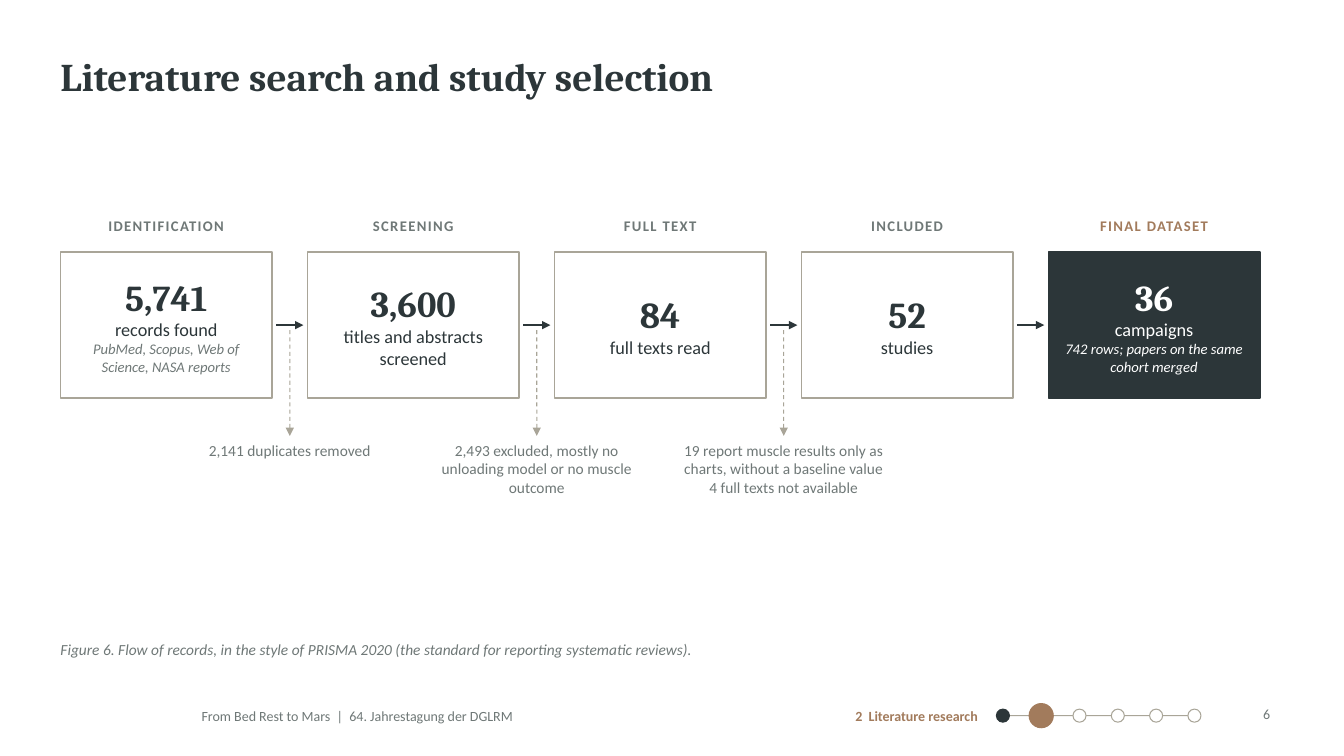
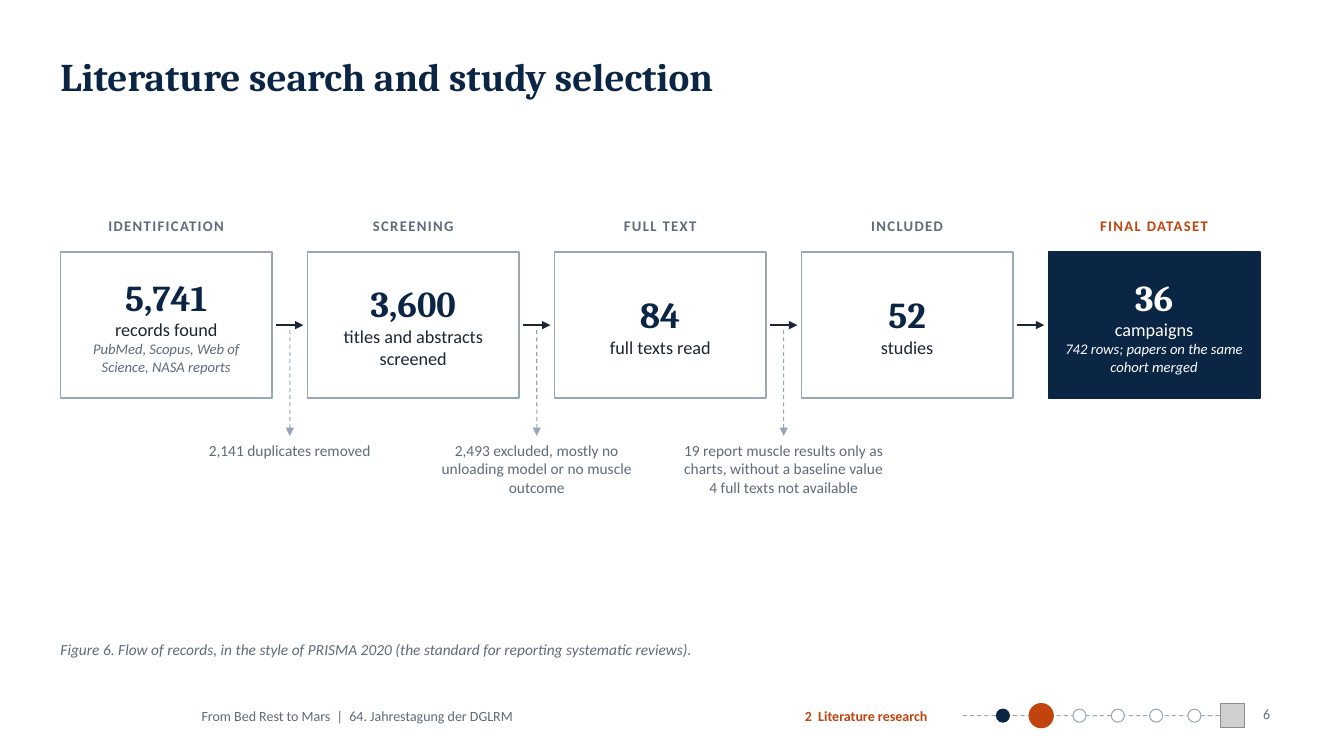
Before and after one commit to MiladBahariQaragoz/BedrestToMars, a slide deck: slide 6 of presentation/bed-rest-to-mars-talk.pptx. Drawn at 1344x756 pixels with LibreOffice and Linux fonts; fonts in the diff are those of the drawing; grey boxes stand for pictures; background and template pictures are left out. Boxes give left, top, right and bottom in pixels: in the first picture for what was removed or moved away, otherwise in the second. Text is boxed around its words. In the diff, an @@ line names an element or a change of style, - is before the commit and + after.

```diff
--- a/presentation/bed-rest-to-mars-talk.pptx
+++ b/presentation/bed-rest-to-mars-talk.pptx
@@ title "Literature search and study selection" at bbox=[60, 63, 713, 100]: text colour #2C3639 to #0B2545 @@
@@ text "FINAL DATASET" at bbox=[1100, 221, 1208, 231]: text colour #A27B5C to #C1440E @@
@@ text "5,741" at bbox=[93, 286, 239, 375]: text colour #2C3639 to #0B2545 in "5,741"; text colour #2C3639 to #1B2533 in "records found"; text colour #6F7877 to #5D6B7B in "PubMed, Scopus, Web of Science, NASA reports" @@
@@ text "3,600" at bbox=[344, 292, 483, 365]: text colour #2C3639 to #0B2545 in "3,600"; text colour #2C3639 to #1B2533 in "titles and abstracts screened" @@
@@ text "84" at bbox=[610, 303, 710, 354]: text colour #2C3639 to #0B2545 in "84"; text colour #2C3639 to #1B2533 in "full texts read" @@
@@ outline #A9A598 1 pt to #98A6B5 1 pt in 4 elements at bbox=[60, 252, 272, 398], bbox=[308, 252, 519, 398], bbox=[555, 252, 766, 398], bbox=[802, 252, 1013, 398] @@
@@ text "52" at bbox=[881, 303, 933, 354]: text colour #2C3639 to #0B2545 in "52"; text colour #2C3639 to #1B2533 in "studies" @@
@@ rectangle at bbox=[1049, 252, 1260, 398]: fill #2C3639 to #0B2545; outline #2C3639 1 pt to #0B2545 1 pt @@
@@ arrow (276, 326) - (303, 326): stroke #2C3639 1.25 pt to #1B2533 1.25 pt @@
@@ arrow (523, 326) - (551, 326): stroke #2C3639 1.25 pt to #1B2533 1.25 pt @@
@@ arrow (770, 326) - (798, 326): stroke #2C3639 1.25 pt to #1B2533 1.25 pt @@
@@ arrow (1017, 326) - (1045, 326): stroke #2C3639 1.25 pt to #1B2533 1.25 pt @@
@@ arrow (290, 330) - (290, 437): stroke #A9A598 0.75 pt dashed to #98A6B5 0.75 pt dashed @@
@@ arrow (537, 330) - (537, 437): stroke #A9A598 0.75 pt dashed to #98A6B5 0.75 pt dashed @@
@@ arrow (784, 330) - (784, 437): stroke #A9A598 0.75 pt dashed to #98A6B5 0.75 pt dashed @@
@@ text "2 Literature research" at bbox=[805, 711, 927, 721]: text colour #A27B5C to #C1440E @@
@@ text "2 Literature research": place and size @@
-text "2 Literature research" at bbox=[855, 711, 977, 721]
+text "2 Literature research" at bbox=[805, 711, 927, 721]
@@ line moved from (1003, 716) - (1195, 716) to (963, 716) - (1233, 716) @@
@@ line (963, 716) - (1233, 716): stroke #A9A598 0.75 pt to #98A6B5 0.75 pt dashed @@
@@ ellipse at bbox=[996, 710, 1009, 723]: fill #2C3639 to #0B2545; outline #2C3639 0.75 pt to #0B2545 0.75 pt @@
@@ ellipse at bbox=[1029, 704, 1054, 728]: fill #A27B5C to #C1440E; outline #A27B5C 0.75 pt to #C1440E 0.75 pt @@
@@ outline #A9A598 0.75 pt to #98A6B5 0.75 pt in 4 elements at bbox=[1073, 710, 1086, 723], bbox=[1112, 710, 1125, 723], bbox=[1149, 710, 1163, 723], bbox=[1189, 710, 1202, 723] @@
@@ picture added at bbox=[1221, 704, 1245, 728] @@
@@ text colour #6F7877 to #5D6B7B in 10 elements at bbox=[202, 711, 513, 724], bbox=[108, 221, 223, 231], bbox=[373, 221, 454, 231], bbox=[624, 221, 697, 231], bbox=[871, 221, 943, 231], bbox=[209, 445, 371, 459], bbox=[442, 445, 631, 493], bbox=[684, 445, 882, 493], bbox=[60, 644, 692, 658], bbox=[1263, 709, 1270, 719] @@
```
Also in this commit, not shown: 17 other slides changed, 17 other files.
